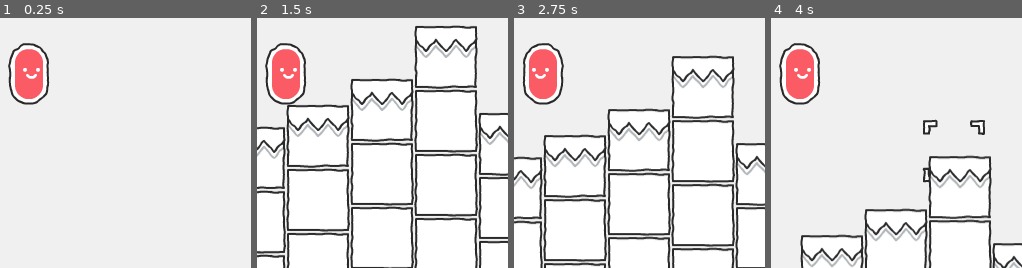
Above: before the commit, frames 1-4 (left to right).
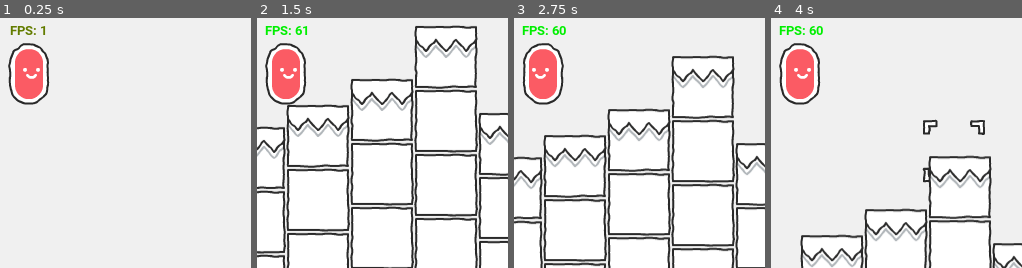
Above: after the commit, the same moments.

Repository: StarlkYT/Terrain-Generator
Game: Godot game, scene res://core/scenes/TerrainGenerator.tscn
Same seed, same stepped clock (60 frames per second), same inputs: the game is played once before the commit and once after it.
Inputs (mouse positions are % of the whole screen's width and height, from its top left):
- Up to frame 1 (0.25 s): no input
- Up to frame 2 (1.5 s): tap Enter at 0.5 s; move the mouse to (71, 44) at 0.52 s; press the mouse at (71, 44) at 0.53 s; hold Right (ui_right) from 0.53 s (still down); tap Up (ui_up) at 0.77 s; move the mouse to (29, 54) at 1.27 s; release the mouse at (29, 54) at 1.28 s; click (29, 54) at 1.35 s
- Up to frame 3 (2.75 s): tap Up (ui_up) at 1.52 s; move the mouse to (59, 26) at 2.02 s; release Right (ui_right) at 2.03 s; press the mouse at (59, 26) at 2.03 s; hold Left (ui_left) from 2.03 s (still down)
- Up to frame 4 (4 s): move the mouse to (44, 69) at 2.77 s; release Left (ui_left) at 2.78 s; release the mouse at (44, 69) at 2.78 s; hold Right (ui_right) from 2.78 s (still down); click (44, 69) at 2.85 s; tap Up (ui_up) at 3.02, 3.77 s; move the mouse to (80, 64) at 3.52 s; press the mouse at (80, 64) at 3.53 s
The pictures show only the part of the screen within x 43-93%, y 38-88%; the shares and areas given below are measured in that part.

The runs differ from the first frame. In frame 1, 0.3% of the frame differs, in the area x 3-18%, y 3-7%; in frame 2, 0.4%; in frame 3, 0.4%, in the area x 3-21%, y 3-7%; in frame 4, 0.4%.
Error in both runs: Attempt to call function 'is_colliding' in base 'previously freed instance' on a null instance. (res://core/scripts/utils/Block.gd:12)

Commit message:
Update TerrainGenerator.tscn

Diff:
--- a/core/scenes/TerrainGenerator.tscn
+++ b/core/scenes/TerrainGenerator.tscn
@@ -1,8 +1,15 @@
-[gd_scene load_steps=5 format=2]
+[gd_scene load_steps=8 format=2]
 
 [ext_resource path="res://core/scenes/utils/Player.tscn" type="PackedScene" id=1]
 [ext_resource path="res://core/scripts/TerrainGenerator.gd" type="Script" id=2]
 [ext_resource path="res://core/scenes/utils/Cursor.tscn" type="PackedScene" id=3]
+[ext_resource path="res://core/scripts/utils/FPSMonitor.gd" type="Script" id=4]
+[ext_resource path="res://Roboto-Bold.ttf" type="DynamicFontData" id=5]
+
+[sub_resource type="DynamicFont" id=2]
+size = 13
+outline_color = Color( 0, 0, 0, 1 )
+font_data = ExtResource( 5 )
 
 [sub_resource type="CircleShape2D" id=1]
 radius = 8.0
@@ -15,6 +22,25 @@
 [node name="Camera2D" type="Camera2D" parent="Player"]
 current = true
 
+[node name="FPSMonitor" type="Label" parent="Player"]
+anchor_left = 0.5
+anchor_top = 0.5
+anchor_right = 0.5
+anchor_bottom = 0.5
+margin_left = -20.5
+margin_top = -55.0
+margin_right = 20.5
+margin_bottom = -31.0
+custom_fonts/font = SubResource( 2 )
+custom_colors/font_color = Color( 0.847059, 0.458824, 0.458824, 1 )
+text = "FPS:"
+align = 1
+valign = 1
+script = ExtResource( 4 )
+__meta__ = {
+"_edit_use_anchors_": false
+}
+
 [node name="Cursor" parent="." instance=ExtResource( 3 )]
 position = Vector2( 256, 256 )
 
